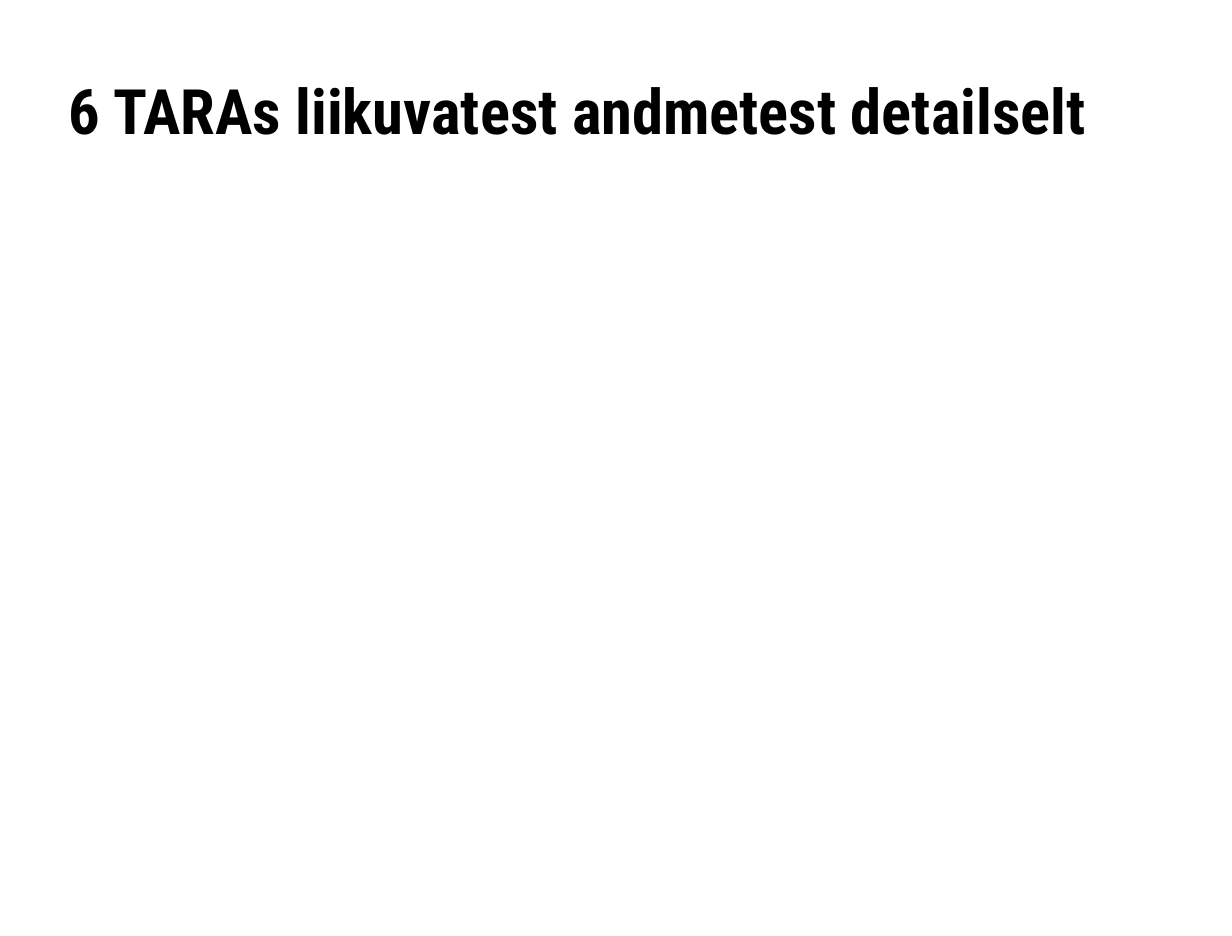
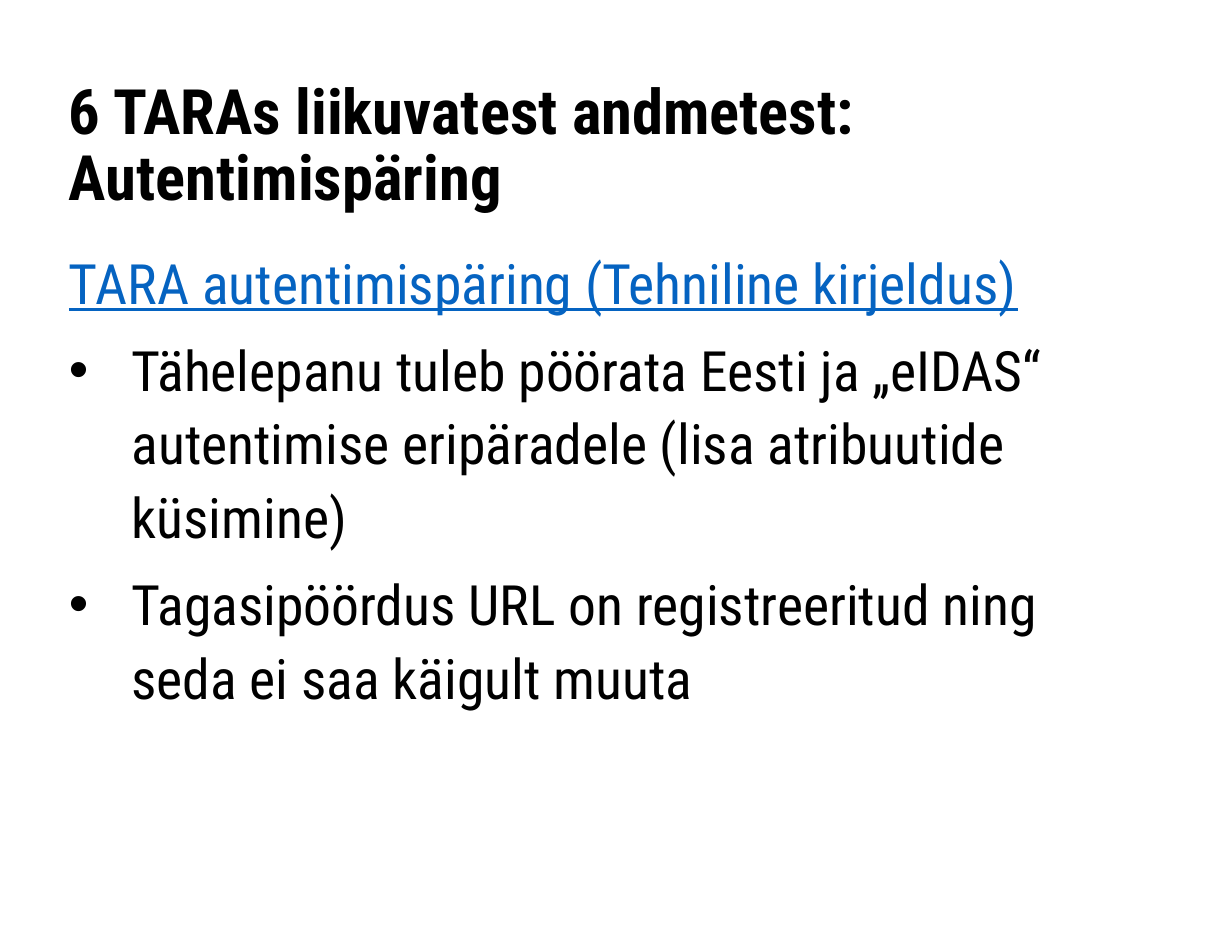
Before and after one commit to e-gov/TARA-Doku, a slide deck: slide 10 of files/TARA-arendajakoolitus.pptx (slide 9 before the commit). Drawn at 1232x936 pixels with LibreOffice and Linux fonts; fonts in the diff are those of the drawing. Boxes give left, top, right and bottom in pixels: in the first picture for what was removed or moved away, otherwise in the second. Text is boxed around its words. In the diff, an @@ line names an element or a change of style, - is before the commit and + after.

```diff
--- a/files/TARA-arendajakoolitus.pptx
+++ b/files/TARA-arendajakoolitus.pptx
@@ title at (69, 87, 854, 213): text changed @@
-6 TARAs liikuvatest andmetest detailselt
+6 TARAs liikuvatest andmetest:
+Autentimispäring
@@ text added at (69, 259, 1041, 711), 32 pt, text #000000 @@
+TARA autentimispäring (Tehniline kirjeldus)
+• Tähelepanu tuleb pöörata Eesti ja „eIDAS“ autentimise eripäradele (lisa atribuutide küsimine)
+• Tagasipöördus URL on registreeritud ning seda ei saa käigult muuta
```
Also in this commit, not shown: 4 other slides changed, 7 slides added, 2 other files.
